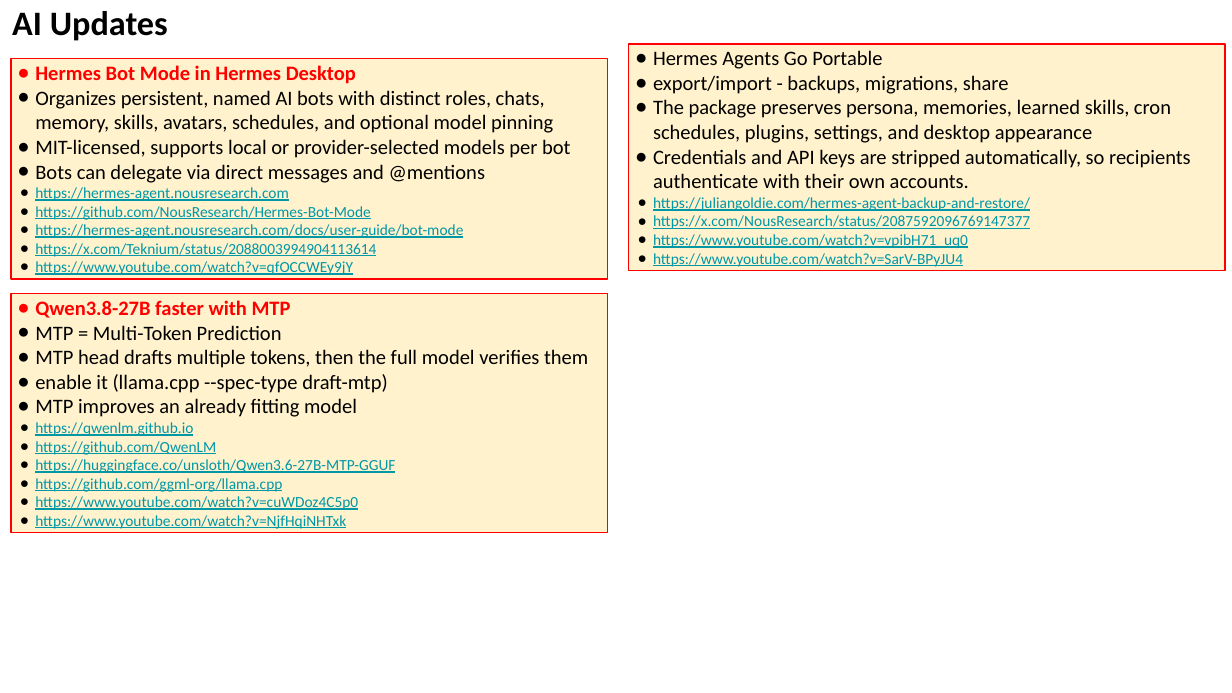
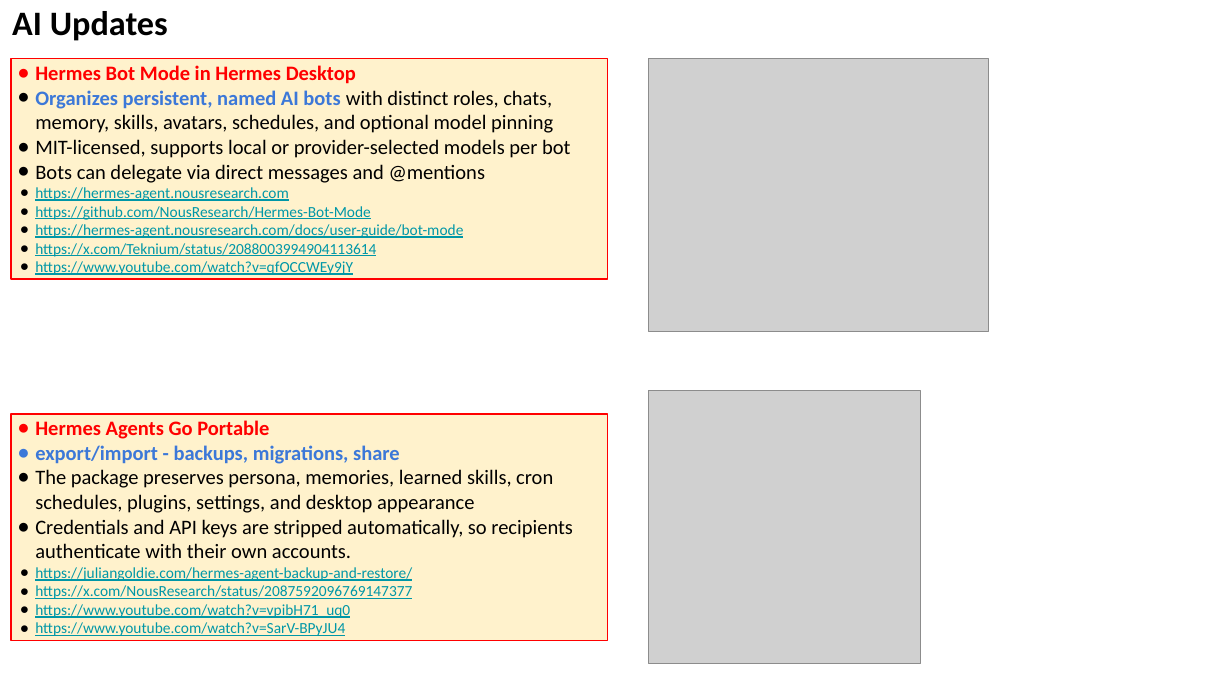
Before and after one commit to lselector/seminar, a slide deck: slide 23 of 2026/2026-08-21-AI-Updates.pptx. Drawn at 1232x693 pixels with LibreOffice and Linux fonts; fonts in the diff are those of the drawing; grey boxes stand for pictures. Boxes give left, top, right and bottom in pixels: in the first picture for what was removed or moved away, otherwise in the second. Text is boxed around its words. In the diff, an @@ line names an element or a change of style, - is before the commit and + after.

```diff
--- a/2026/2026-08-21-AI-Updates.pptx
+++ b/2026/2026-08-21-AI-Updates.pptx
@@ picture added at [649, 59, 989, 331] @@
@@ text in rectangle at [35, 90, 553, 133]: text colour #000000 to #3C78D8, bold on in "Organizes persistent, named AI bots" @@
@@ rectangle removed at [11, 293, 607, 532] @@
-● Qwen3.8-27B faster with MTP
-● MTP = Multi-Token Prediction
-● MTP head drafts multiple tokens, then the full model verifies them
-● enable it (llama.cpp --spec-type draft-mtp)
-● MTP improves an already fitting model
-● https://qwenlm.github.io
-● https://github.com/QwenLM
-● https://huggingface.co/unsloth/Qwen3.6-27B-MTP-GGUF
-● https://github.com/ggml-org/llama.cpp
-● https://www.youtube.com/watch?v=cuWDoz4C5p0
-● https://www.youtube.com/watch?v=NjfHqiNHTxk
@@ rectangle "Hermes Agents Go Portable": place and size @@
-rectangle "Hermes Agents Go Portable" at [628, 44, 1225, 271]
+rectangle "Hermes Agents Go Portable" at [11, 414, 607, 641]
@@ picture added at [649, 391, 920, 663] @@
@@ text in rectangle at [35, 420, 400, 464]: text colour #000000 to #FF0000 in "Hermes Agents Go Portable"; bold on in "Hermes Agents Go Portable", "export/import - backups, migrations, share"; text colour #000000 to #3C78D8 in "export/import - backups, migrations, share"; bullet colour #000000 to #FF0000; bullet colour #000000 to #3C78D8 @@
```
Also in this commit, not shown: 22 other slides changed, 5 slides added, 4 slides removed.
